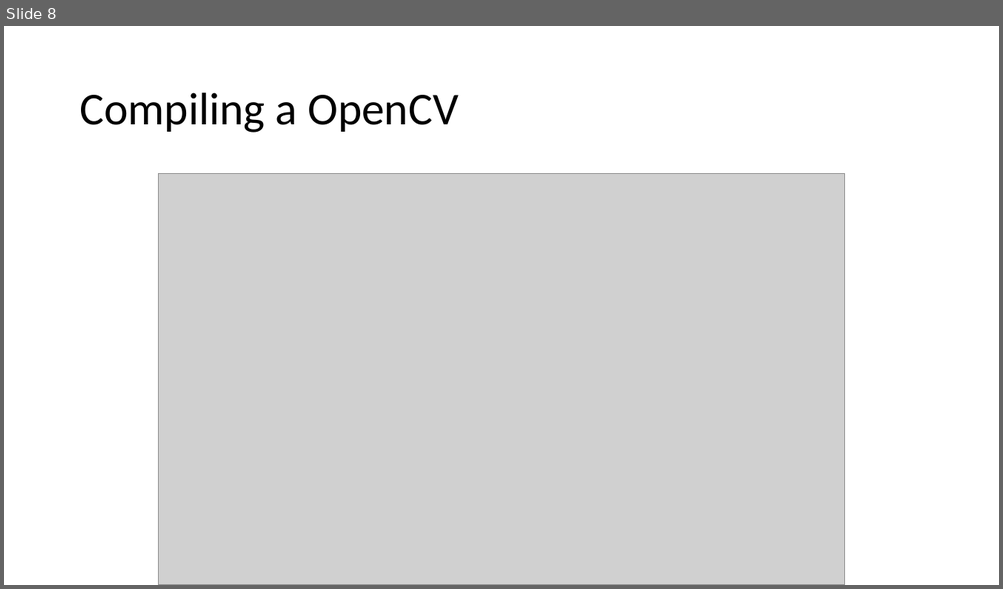
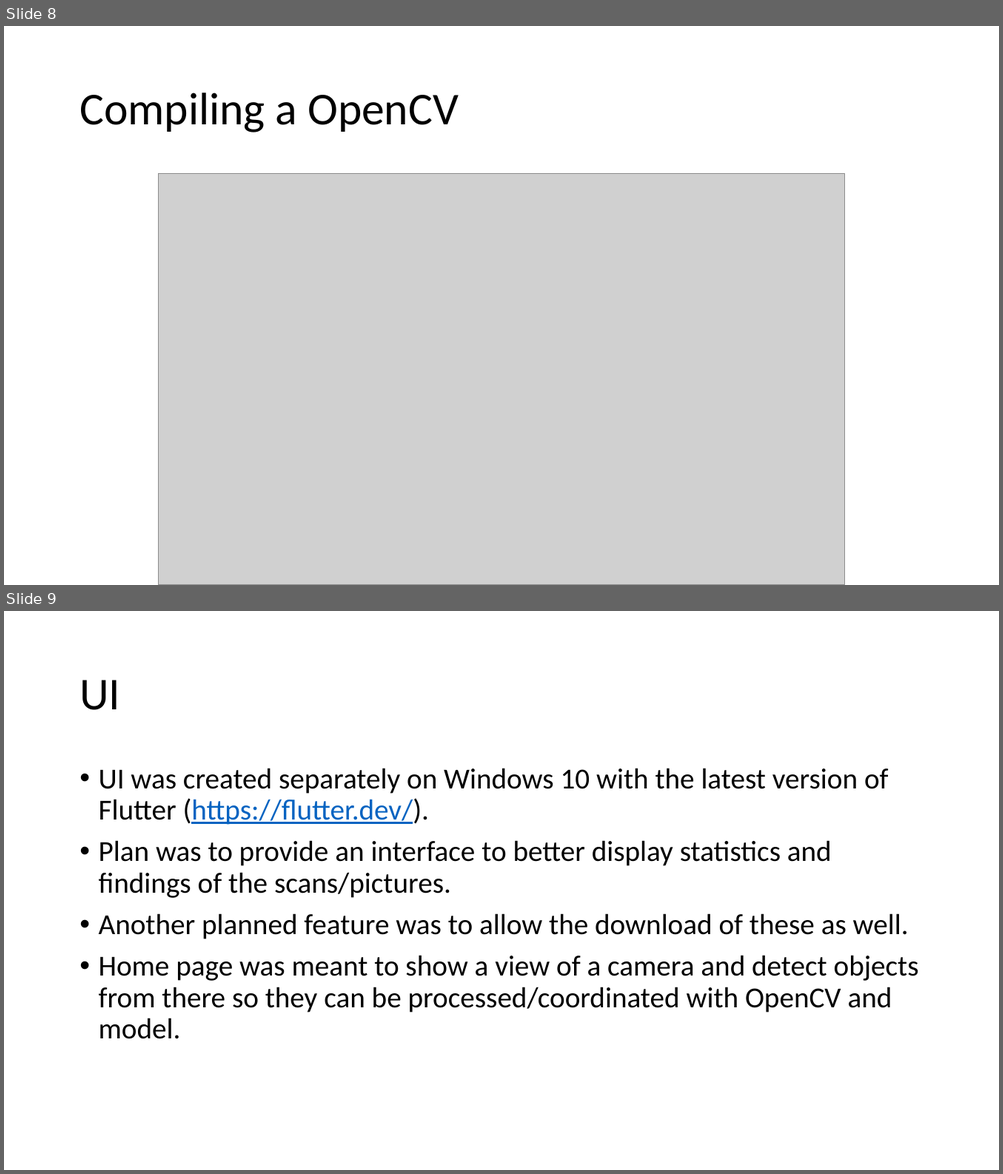
Before and after one commit to Tushar9999999999/SkyNet, a slide deck: Equinox_Presentation.pptx. Shown one above the other, each under a label of ours: slide 8 before the commit, slides 8 and 9 after it. The pictures are 1003x589 and 1003x1174 pixels, drawn with LibreOffice and Linux fonts; fonts in the diff are those of the drawing; grey boxes stand for pictures. Boxes give left, top, right and bottom in pixels: in the first picture for what was removed or moved away, otherwise in the second. Text is boxed around its words. In the diff, an @@ line names an element or a change of style, - is before the commit and + after.

Commit message:
added ui slides at end

```diff
--- a/Equinox_Presentation.pptx
+++ b/Equinox_Presentation.pptx
@@ slide 9 added at [4,611,999,1170], background #FFFFFF @@
@@ title added at [79,680,120,710], 44 pt, text #000000 @@
+UI
@@ text added at [99,768,919,1039], 28 pt, text #000000 @@
+• UI was created separately on Windows 10 with the latest version of Flutter (https://flutter.dev/).
+• Plan was to provide an interface to better display statistics and findings of the scans/pictures.
+• Another planned feature was to allow the download of these as well.
+• Home page was meant to show a view of a camera and detect objects from there so they can be processed/coordinated with OpenCV and model.
```
Also in this commit, not shown: 4 other slides added.
